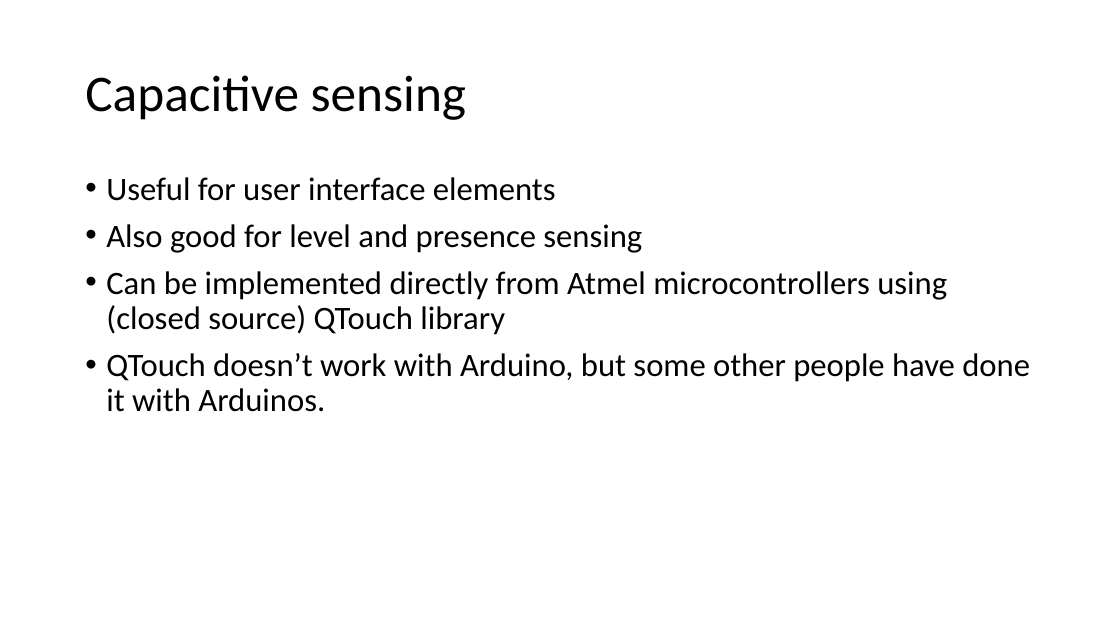
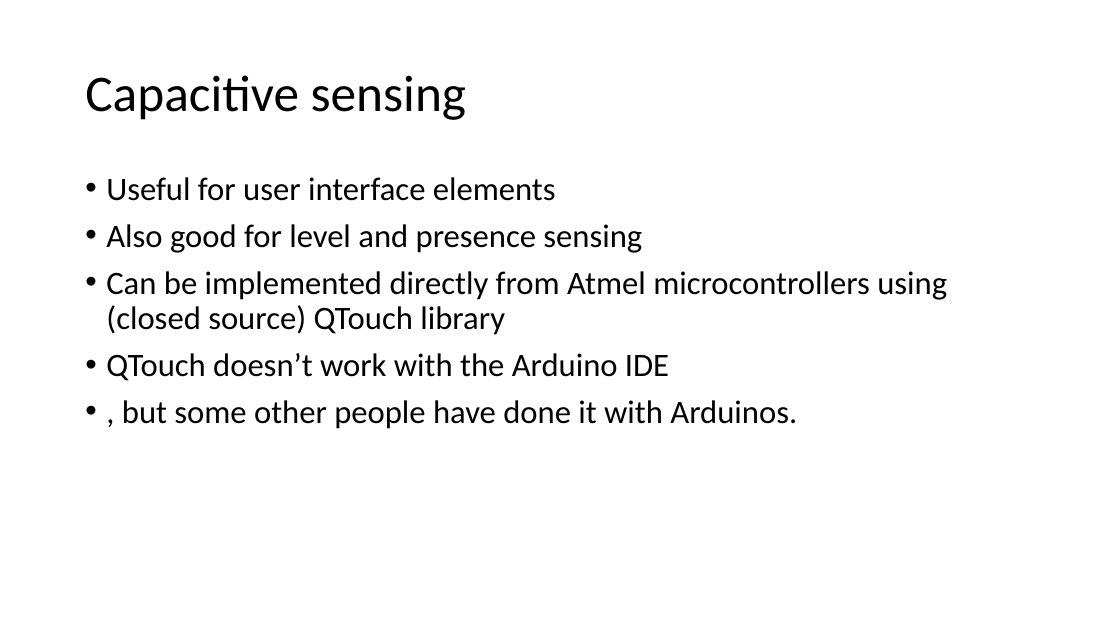
Before and after one commit to logos-electromechanical/SensorWorkshop, a slide deck: slide 60 of presentation/Mobile Sensors Workshop, Part 1.pptx (slide 58 before the commit). Drawn at 1120x630 pixels with LibreOffice and Linux fonts; fonts in the diff are those of the drawing. Boxes give left, top, right and bottom in pixels: in the first picture for what was removed or moved away, otherwise in the second. Text is boxed around its words. In the diff, an @@ line names an element or a change of style, - is before the commit and + after.

```diff
--- a/presentation/Mobile Sensors Workshop, Part 1.pptx
+++ b/presentation/Mobile Sensors Workshop, Part 1.pptx
@@ text at [106,353,797,429]: text changed @@
-• QTouch doesn’t work with Arduino, but some other people have done it with Arduinos.
+• QTouch doesn’t work with the Arduino IDE
+• , but some other people have done it with Arduinos.
```
Also in this commit, not shown: 8 other slides changed, 2 slides added, 8 other files.
